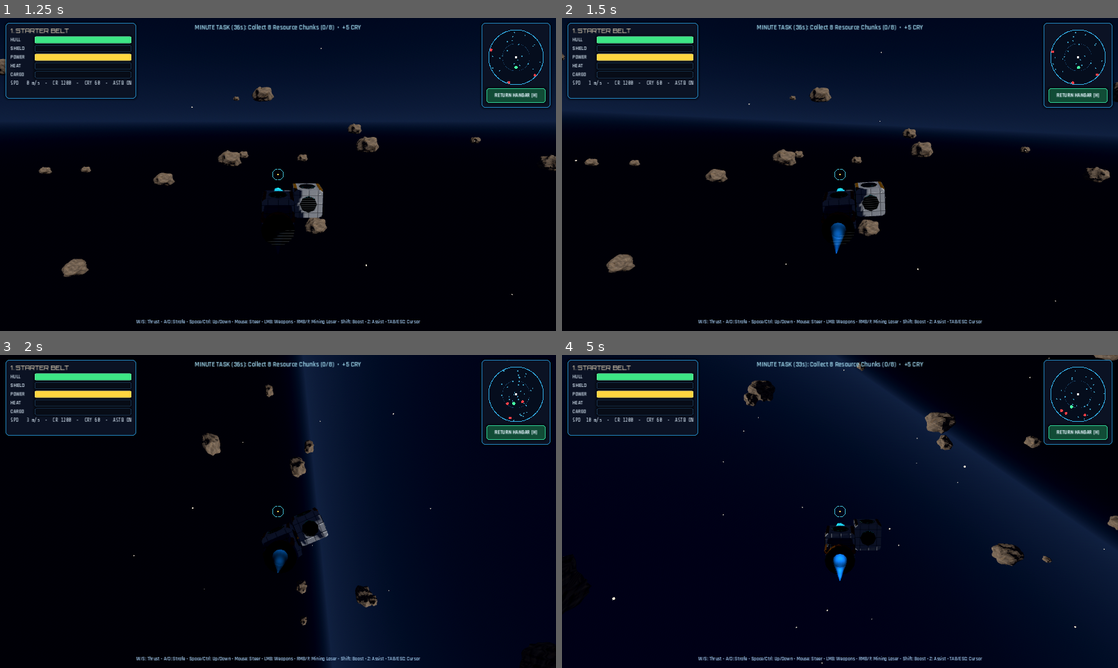
Above: before the commit, frames 1-4 (two rows, left to right).
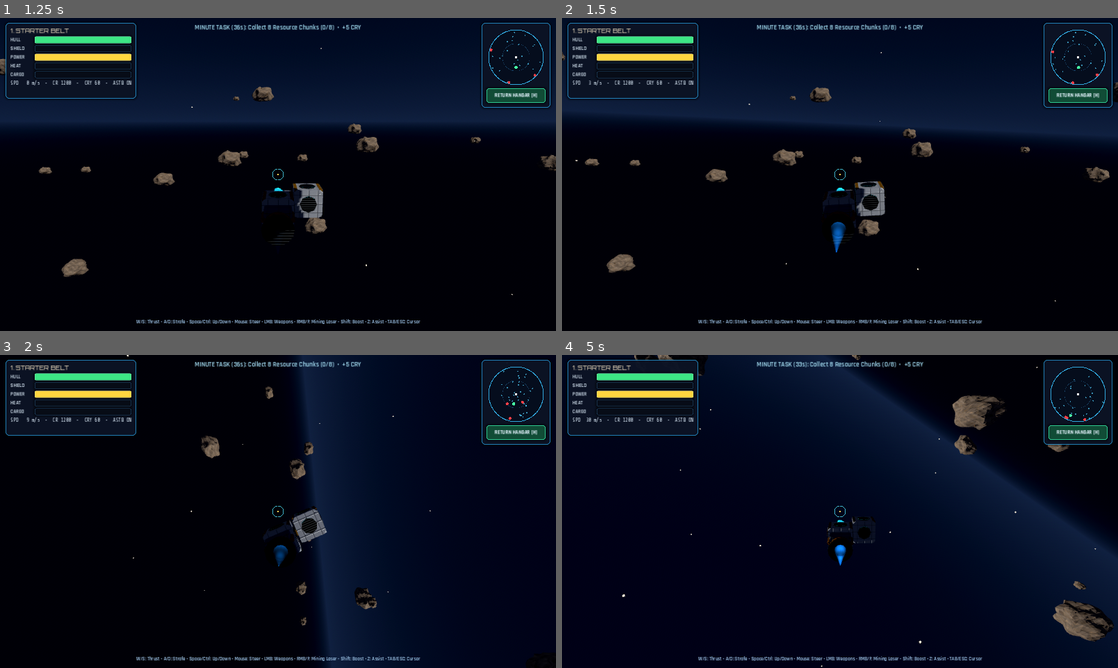
Above: after the commit, the same moments.

Repository: Ritmirchic/Roblox
Game: Godot game, scene res://scenes/main/Main.tscn
Two runs of this game, one before a commit and one after it. Both use one fixed random seed, a clock stepped at 60 frames per second and the inputs below.
Inputs (mouse positions are in pixels of both pictures, inside the frame that each line leads up to):
- Up to frame 1 (1.25 s): click "QUICK LAUNCH EXPEDITION (STAR…" at 0.5 s
- Up to frame 2 (1.5 s): tap Enter at 1.25 s; move the mouse to (867, 174) at 1.27 s; hold W from 1.28 s (still down); hold Q from 1.28 s (still down); click (867, 174) at 1.42 s
- Up to frame 3 (2 s): keep holding W; keep holding Q; tap Space at 1.52 s
- Up to frame 4 (5 s): keep holding W; move the mouse to (812, 511) at 2.02 s; release Q at 2.03 s; tap E at 2.1 s; tap Space at 2.27, 3.77, 4.52 s; move the mouse to (851, 505) at 2.77 s; tap R at 2.85 s; move the mouse to (834, 517) at 3.52 s; tap X at 3.6 s; click (834, 517) at 3.67 s; move the mouse to (878, 514) at 4.27 s; hold Ctrl from 4.28 s (still down)

Frame 1 is identical in both runs. In frame 2, 0.3% of the frame differs, in the area x 0-100%, y 10-91%; in frame 3, 1.1%; in frame 4, 4.0%, in the area x 0-100%, y 0-100%.

Commit message:
Tune starter & booster thruster output for responsive 3D flight physics
Co-authored-by: arena-agent <297053741+arena-agent@users.noreply.github.com>

Diff:
--- a/scripts/autoload/GameData.gd
+++ b/scripts/autoload/GameData.gd
@@ -103,7 +103,7 @@
 		{"cargo_cap": 6})
 	_add_mod("engine_basic", "Ion Thruster Mk1", "Propulsion", "ship/mod_engine_basic.glb", 260, 8.0, 130.0, 6.0, Vector3i(1, 1, 1),
 		"Reliable ion propulsion unit providing steady forward & RCS stabilization thrust.",
-		{"thrust_force": 195.0, "heat_rate": 10.0, "max_heat": 100.0})
+		{"thrust_force": 580.0, "heat_rate": 10.0, "max_heat": 100.0})
 
 	# Mining (5)
 	_add_mod("mining_basic", "Basic Mining Laser", "Mining", "equipment/eq_mining_basic.glb", 220, 4.5, 95.0, 7.0, Vector3i(1, 1, 1),
@@ -185,7 +185,7 @@
 		{"cargo_cap": 85})
 	_add_mod("thruster_booster", "Vector Afterburner Booster", "Utility", "equipment/eq_thruster_booster.glb", 2400, 11.0, 175.0, 13.0, Vector3i(1, 1, 1),
 		"Twin high-output vector nozzles delivering massive linear thrust and crisp rotational agility.",
-		{"thrust_force": 360.0, "turn_bonus": 0.30, "heat_rate": 14.0, "max_heat": 130.0})
+		{"thrust_force": 720.0, "turn_bonus": 0.30, "heat_rate": 14.0, "max_heat": 130.0})
 
 func get_module_scaled_stat(mod_id: String, stat_key: String, level: int = 1) -> float:
 	if not modules.has(mod_id):
--- a/tests/TestRunner.gd
+++ b/tests/TestRunner.gd
@@ -288,9 +288,9 @@
 	# Ship movement test
 	var start_pos := ship.global_position
 	ship.thrust_input = Vector3(0, 0, 1)
-	for _i in range(8):
+	for _i in range(15):
 		await get_tree().physics_frame
-	_check(ship.global_position.distance_to(start_pos) > 0.05, "Thruster physics accelerates RigidBody3D ship in space")
+	_check(ship.global_position.distance_to(start_pos) > 0.15 and ship.linear_velocity.length() > 1.0, "Thruster physics accelerates RigidBody3D ship in space")
 	ship.thrust_input = Vector3.ZERO
 	ship.linear_velocity = Vector3.ZERO
 
